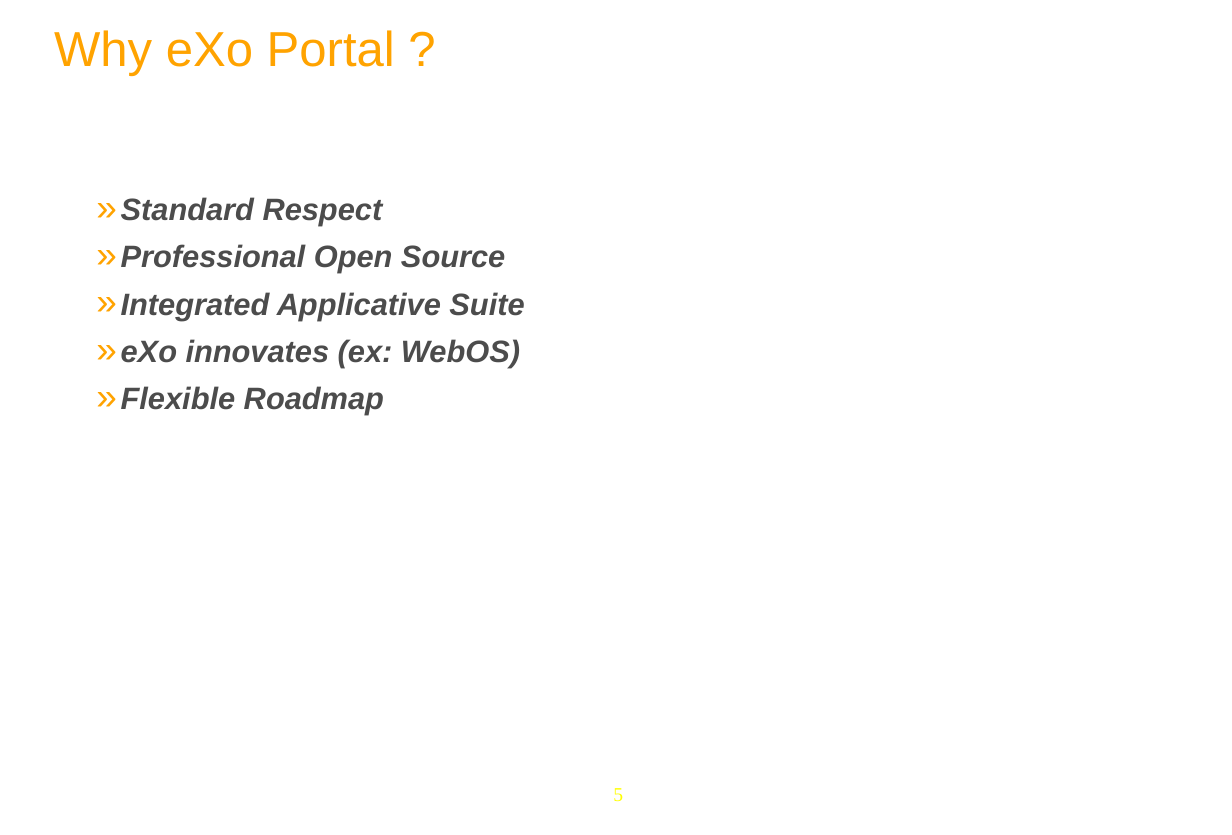
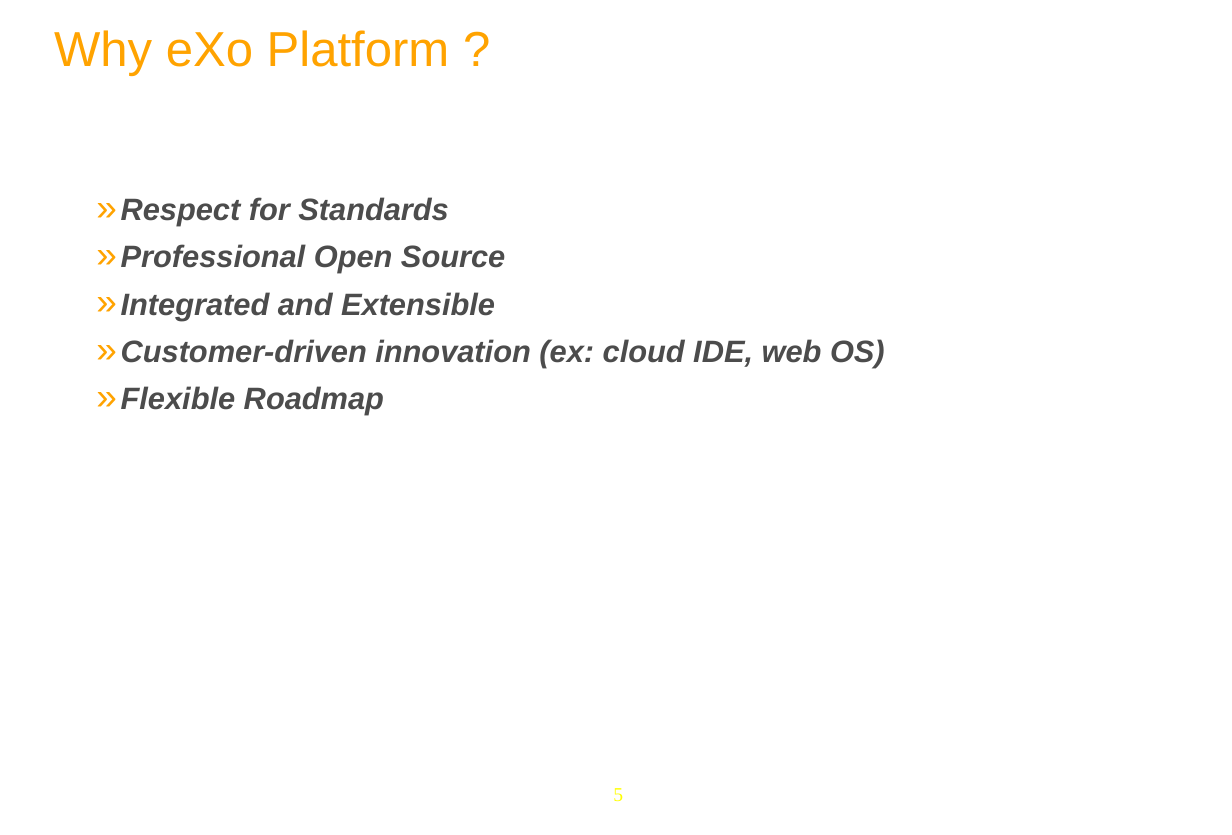
Before and after one commit to anhvurz90/training, a slide deck: slide 5 of slides/exo-fundamentals/en/030-Portal-Intro-XFund-en.pptx. Drawn at 1232x835 pixels with LibreOffice and Linux fonts; fonts in the diff are those of the drawing; background and template pictures are left out. Boxes give left, top, right and bottom in pixels: in the first picture for what was removed or moved away, otherwise in the second. Text is boxed around its words. In the diff, an @@ line names an element or a change of style, - is before the commit and + after.

```diff
--- a/slides/exo-fundamentals/en/030-Portal-Intro-XFund-en.pptx
+++ b/slides/exo-fundamentals/en/030-Portal-Intro-XFund-en.pptx
@@ title at box(54, 30, 450, 76): text changed @@
-Why eXo Portal ?
+Why eXo Platform ?
@@ text at box(121, 197, 448, 225): text changed @@
-  » Standard Respect
+  » Respect for Standards
@@ text at box(121, 292, 885, 368): text changed @@
-  » Integrated Applicative Suite
-  » eXo innovates (ex: WebOS)
+  » Integrated and Extensible
+  » Customer-driven innovation (ex: cloud IDE, web OS)
```
Also in this commit, not shown: 3 other slides changed.
